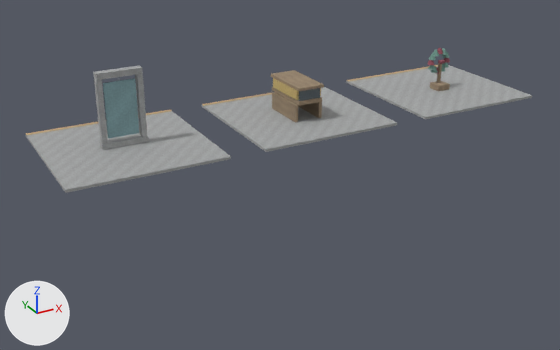
The glTF model development/levels/primitive-props-v1/site-kits/level_blockout_kit_church_p05.glb, before and after one commit.
Rendered twice from a camera (50 mm lens) standing at (-14.5, -21.6, 10.0) and looking at (-2.5, 0.3, -0.9). Lighting does not change. The marker at lower left points along +X, +Y and +Z. The picture after the commit comes second. Vertices at exactly the same position are counted once.

In view in the first picture: 'level_blockout_kit_church_p05'.
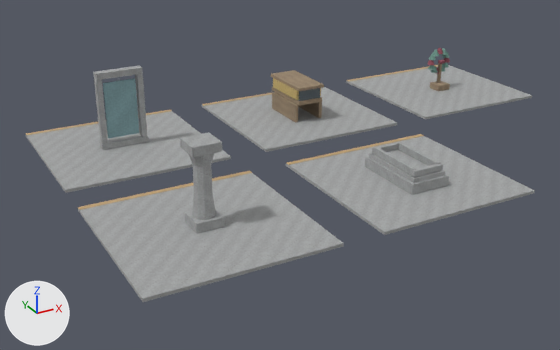
Pixel boxes (x1, y1, x2, y2) of what changed, in the pictures (560 x 350 px):
'level_blockout_kit_church_p05', reshaped (75% taller): before (26, 48, 532, 193); after (26, 48, 535, 302)
part 1 of me_st__brigid_parish_map_kit_contact_room, added: after (78, 173, 344, 302)
part 2 of me_st__brigid_parish_map_kit_contact_room, added: after (184, 209, 224, 234)
part 3 of me_st__brigid_parish_map_kit_contact_room, added: after (192, 192, 216, 220)
part 4 of me_st__brigid_parish_map_kit_contact_room, added: after (193, 164, 212, 197)
part 5 of me_st__brigid_parish_map_kit_contact_room, added: after (189, 153, 215, 167)
part 6 of me_st__brigid_parish_map_kit_contact_room, added: after (180, 132, 222, 157)
part 7 of me_st__brigid_parish_map_kit_contact_room, added: after (286, 136, 535, 235)
part 8 of me_st__brigid_parish_map_kit_contact_room, added: after (365, 156, 449, 195)
part 9 of me_st__brigid_parish_map_kit_contact_room, added: after (369, 149, 445, 183)
part 10 of me_st__brigid_parish_map_kit_contact_room, added: after (374, 147, 416, 175)
part 11 of me_st__brigid_parish_map_kit_contact_room, added: after (398, 142, 441, 166)
part 12 of me_st__brigid_parish_map_kit_contact_room, added: after (372, 142, 399, 154)
part 13 of me_st__brigid_parish_map_kit_contact_room, added: after (411, 164, 443, 177)
part 14 of me_st__brigid_parish_map_kit_contact_room, added: after (78, 170, 252, 210)
part 15 of me_st__brigid_parish_map_kit_contact_room, added: after (286, 134, 424, 165)

Edits to the bpy script that builds the scene:
```text
Change me_st__brigid_parish_map_kit_contact_room:
    used by ob_level_blockout_kit_church_p05; location = (0.0, 0.0, 0.0)
    remove me_st__brigid_parish_map_kit_contact_room.from_pydata(...)  # 416 vertices, 684 faces; spans x -9.8..9.8, y 0.7..6.3, z -0.1..2.7
    add me_st__brigid_parish_map_kit_contact_room.from_pydata(...)  # 578 vertices, 948 faces; spans x -9.8..9.8, y -6.3..6.3, z -0.1..2.7
    me_st__brigid_parish_map_kit_contact_room part 1: a new loose piece, a box spanning x -9.825..-4.175, y -6.3..-0.7, z -0.11..-0.01, in mat_blockout_stone
    me_st__brigid_parish_map_kit_contact_room part 2: a new loose piece, a box spanning x -7.42..-6.58, y -3.92..-3.08, z 0.0..0.3, in mat_blockout_stone
    me_st__brigid_parish_map_kit_contact_room part 3: a new loose piece, a 10-sided cut cone along z (radius 0.34 at the low end, 0.27 at the high end) spanning x -7.34..-6.66, y -3.82..-3.18, z 0.31..0.96, in mat_blockout_stone
    me_st__brigid_parish_map_kit_contact_room part 4: a new loose piece, a 10-sided cylinder along z spanning x -7.26..-6.74, y -3.75..-3.25, z 0.85..1.88, in mat_blockout_stone
    me_st__brigid_parish_map_kit_contact_room part 5: a new loose piece, a 10-sided cut cone along z (radius 0.27 at the low end, 0.4 at the high end) spanning x -7.4..-6.6, y -3.88..-3.12, z 1.87..2.29, in mat_blockout_stone
    me_st__brigid_parish_map_kit_contact_room part 6: a new loose piece, a box spanning x -7.43..-6.57, y -3.92..-3.08, z 2.27..2.54, in mat_blockout_stone
    me_st__brigid_parish_map_kit_contact_room part 7: a new loose piece, a box spanning x -2.825..2.825, y -6.3..-0.7, z -0.11..-0.01, in mat_blockout_stone
    me_st__brigid_parish_map_kit_contact_room part 8: a new loose piece, a box spanning x -0.69..0.69, y -4.76..-2.24, z 0.0..0.34, in mat_blockout_stone
    me_st__brigid_parish_map_kit_contact_room part 9: a new loose piece, a box spanning x -0.6..0.6, y -4.68..-2.32, z 0.32..0.48, in mat_blockout_stone
    me_st__brigid_parish_map_kit_contact_room part 10: a new loose piece, a box spanning x -0.53..-0.41, y -4.53..-2.47, z 0.5..0.73, in mat_blockout_stone
    me_st__brigid_parish_map_kit_contact_room part 11: a new loose piece, a box spanning x 0.41..0.53, y -4.53..-2.47, z 0.5..0.73, in mat_blockout_stone
    me_st__brigid_parish_map_kit_contact_room part 12: a new loose piece, a box spanning x -0.55..0.55, y -2.54..-2.38, z 0.51..0.69, in mat_blockout_stone
    me_st__brigid_parish_map_kit_contact_room part 13: a new loose piece, a box spanning x -0.55..0.55, y -4.61..-4.47, z 0.51..0.69, in mat_blockout_stone
    me_st__brigid_parish_map_kit_contact_room part 14: a new loose piece, a box spanning x -9.825..-4.175, y -0.89..-0.71, z -0.013..0.002, in mat_blockout_accent
    me_st__brigid_parish_map_kit_contact_room part 15: a new loose piece, a box spanning x -2.825..2.825, y -0.89..-0.71, z -0.013..0.002, in mat_blockout_accent
```
